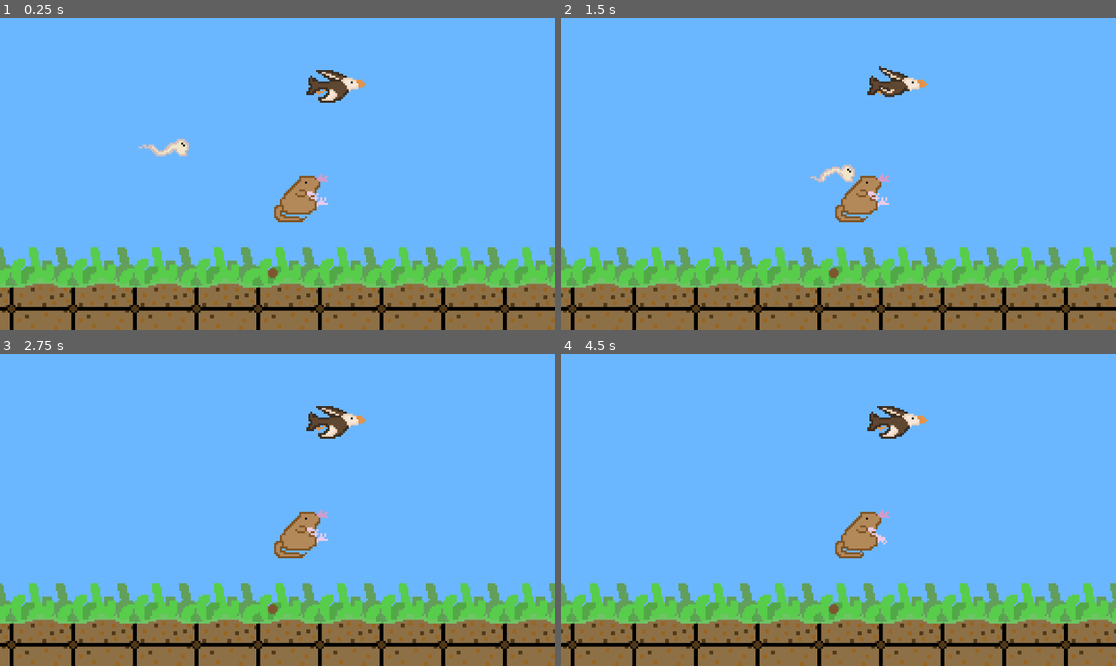
Above: before the commit, frames 1-4 (two rows, left to right).
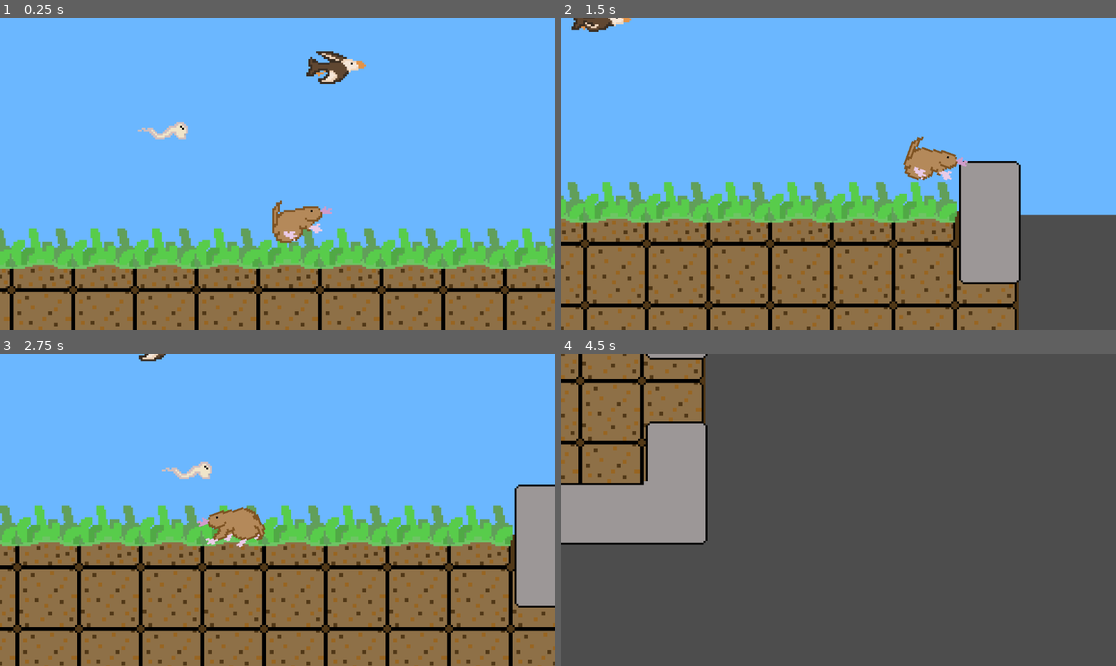
Above: after the commit, the same moments.

Repository: CanadianPS1/GameJam---Mole-Time
Game: Godot game, scene res://Scenes/game.tscn
Two runs of this game, one before a commit and one after it. Both use one fixed random seed, a clock stepped at 60 frames per second and the inputs below.
Inputs:
- Up to frame 1 (0.25 s): no input
- Up to frame 2 (1.5 s): hold W (moveUp) 0.53-1.28 s; hold D (moveRight) from 0.53 s (still down); tap W (moveUp) at 1.35 s
- Up to frame 3 (2.75 s): tap W (moveUp) at 1.52, 1.82 s; release D (moveRight) at 2.03 s; hold A (moveLeft) from 2.03 s (still down); hold W (moveUp) from 2.03 s (still down)
- Up to frame 4 (4.5 s): release A (moveLeft) at 2.78 s; release W (moveUp) at 2.78 s; hold D (moveRight) 2.78-4.28 s; tap W (moveUp) at 2.85, 3.02, 3.32, 4.35 s; hold W (moveUp) 3.53-4.28 s; hold A (moveLeft) from 4.28 s (still down)

The runs differ from the first frame. In frame 1, 22% of the frame differs, in the area x 0-100%, y 10-100%; in frame 2, 40%; in frame 3, 42%; in frame 4, 100%, in the area x 0-100%, y 0-100%.
Error before the commit: Parse Error: Identifier "JUMP_VELOCITY" not declared in the current scope. (res://scripts/player.gd:41)

Commit message:
finished digging

Diff:
--- a/molegame/Scenes/game.tscn
+++ b/molegame/Scenes/game.tscn
@@ -32,6 +32,16 @@
 [sub_resource type="TileSet" id="TileSet_wowpa"]
 physics_layer_0/collision_layer = 1
 sources/1 = SubResource("TileSetAtlasSource_3dryh")
+
+[sub_resource type="ParticleProcessMaterial" id="ParticleProcessMaterial_wowpa"]
+particle_flag_disable_z = true
+angle_min = 1.07288e-05
+angle_max = 653.8
+inherit_velocity_ratio = 0.47
+spread = 172.952
+initial_velocity_min = 17.24
+initial_velocity_max = 17.24
+gravity = Vector3(0, 98, 0)
 
 [sub_resource type="TileSetAtlasSource" id="TileSetAtlasSource_qxrlw"]
 texture = ExtResource("1_qxrlw")
@@ -159,9 +169,12 @@
 [node name="GPUParticles2D" type="GPUParticles2D" parent="Player"]
 z_index = 11
 position = Vector2(-4.3684, -6.0526)
+emitting = false
 amount = 20
 texture = ExtResource("3_wowpa")
+lifetime = 0.26
 randomness = 0.65
+process_material = SubResource("ParticleProcessMaterial_wowpa")
 
 [node name="diggable" type="TileMap" parent="."]
 z_index = -5
--- a/molegame/scripts/player.gd
+++ b/molegame/scripts/player.gd
@@ -8,7 +8,7 @@
 var wormTimer: Timer
 var v = 0
 @onready var animated_sprite: AnimatedSprite2D = $AnimatedSprite2D
-
+@onready var particles: GPUParticles2D = $GPUParticles2D
 @onready var rigid_body: RigidBody2D = $CollisionShape2D/RigidBody2D
 
 func _ready():
@@ -34,11 +34,29 @@
 		v = 500
 		await get_tree().create_timer(1).timeout
 	if isDigging:
+		particles.emitting = true
+		var direction := Input.get_axis("moveLeft", "moveRight")
+		if direction > 0:
+			animated_sprite.flip_h = false;
+		elif direction < 0:
+			animated_sprite.flip_h = true;
+
+		if direction == 0:
+			particles.emitting = false
+			animated_sprite.play("idle")
+			animated_sprite.rotation = deg_to_rad(0)
+		else:
+			particles.emitting = true
+			animated_sprite.play("run")
+			if direction < 0:
+				animated_sprite.rotation = deg_to_rad(-20)
+			else:
+				animated_sprite.rotation = deg_to_rad(20)
 		if Input.is_action_pressed("moveDown"):
 			isDigging = true
 			v = 200
 		if Input.is_action_pressed("moveUp"):
-			v = JUMP_VELOCITY
+			v = jump_velocity
 		velocity.y = v
 		v = 0
 		#rigid_body.gravity_scale = 0
@@ -59,7 +77,7 @@
 				animated_sprite.rotation = deg_to_rad(-20)
 			else:
 				animated_sprite.rotation = deg_to_rad(20)
-	else:
+	elif not isDigging:
 		animated_sprite.play("jump")
 
 
@@ -100,3 +118,4 @@
 func _on_non_dig_detector_body_exited(body: Node2D) -> void:
 	isDigging = false
 	collision_mask |= (1 << 1)
+	particles.emitting = false
Not shown: 1 places in molegame/Scenes/game.tscn that only renumber resources
